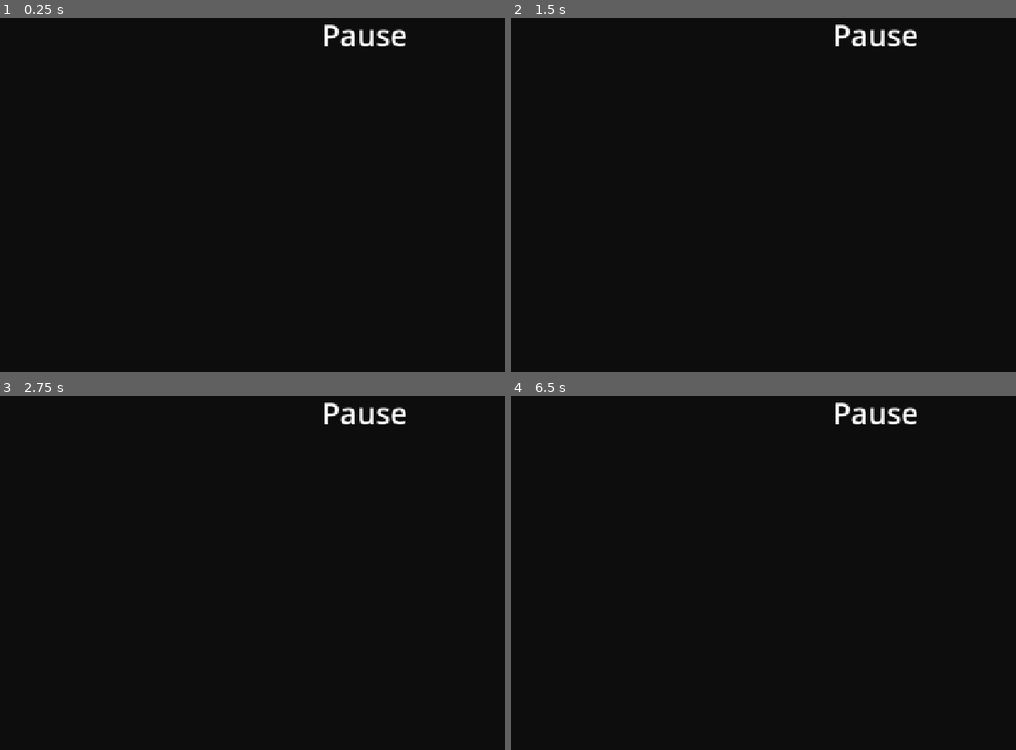
Above: before the commit, frames 1-4 (two rows, left to right).
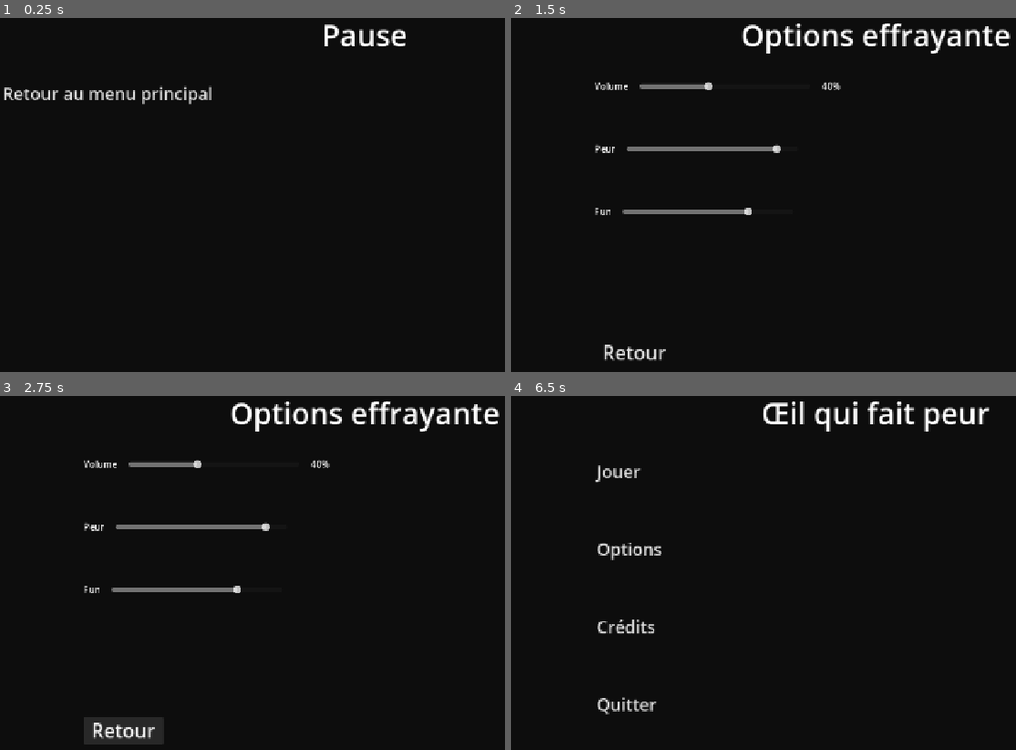
Above: after the commit, the same moments.

Repository: nyayat/Occuloss
Game: Godot game, scene res://Scenes/PauseMenu.tscn
The game is run twice, just before and just after one commit, with the same random seed, the same clock (stepped at 60 frames per second) and the same inputs. This scene is started directly instead of the project's main scene.
Inputs (mouse positions are in pixels of both pictures, inside the frame that each line leads up to):
- Up to frame 1 (0.25 s): no input
- Up to frame 2 (1.5 s): click (617, 92) at 0.5 s, where only the run after the commit has a clickable "Retour au menu principal"; click (627, 170) at 1.25 s, where only the run after the commit has a clickable "Options"
- Up to frame 3 (2.75 s): click (121, 728) at 2 s, where only the run after the commit has a clickable "Retour"
- Up to frame 4 (6.5 s): tap Enter at 2.75, 4.25, 5.75 s; move the mouse to (outside the picture) at 2.77 s; hold Right (right) 2.78-3.53 s; hold E (toggle_light) 2.78-3.53 s; tap Space at 3.5, 5 s; move the mouse to (728, 597) at 3.52 s; hold Down (backward) 3.53-4.28 s; tap E (toggle_light) at 3.6, 5.1 s; move the mouse to (950, 488) at 4.27 s; hold Right (right) 4.28-5.03 s; hold E (toggle_light) 4.28-5.03 s; move the mouse to (839, 661) at 5.02 s; hold Up (forward) 5.03-5.78 s; move the mouse to (outside the picture) at 5.77 s; hold Left (left) from 5.78 s (still down); hold E (toggle_light) from 5.78 s (still down); tap Escape (ui_cancel) at 6.4 s

The runs differ from the first frame. In frame 1, 0.8% of the frame differs, in the area x 0-42%, y 19-25%; in frame 2, 3.3%; in frame 3, 4.2%, in the area x 16-99%, y 1-99%; in frame 4, 2.4%.

Commit message:
pause with return button

Diff:
--- a/Scenes/OptionsMenu.tscn
+++ b/Scenes/OptionsMenu.tscn
@@ -1,6 +1,10 @@
-[gd_scene load_steps=2 format=3 uid="uid://bl0l7pxwq7rrs"]
+[gd_scene load_steps=4 format=3 uid="uid://bl0l7pxwq7rrs"]
 
 [ext_resource type="Script" uid="uid://bmo4rrcocxynh" path="res://Scripts/Settings.gd" id="1_1jju4"]
+
+[sub_resource type="StyleBoxEmpty" id="StyleBoxEmpty_jrbyj"]
+
+[sub_resource type="StyleBoxEmpty" id="StyleBoxEmpty_1jju4"]
 
 [node name="Node2D" type="Node2D"]
 script = ExtResource("1_1jju4")
@@ -85,6 +89,16 @@
 value = 75.0
 allow_greater = true
 
+[node name="Button" type="Button" parent="."]
+offset_left = 146.0
+offset_top = 602.0
+offset_right = 286.0
+offset_bottom = 649.0
+theme_override_font_sizes/font_size = 34
+theme_override_styles/focus = SubResource("StyleBoxEmpty_jrbyj")
+theme_override_styles/normal = SubResource("StyleBoxEmpty_1jju4")
+text = "Retour"
+
 [connection signal="value_changed" from="GridContainer/Volume/HSlider" to="." method="_on_volume_slider_changed"]
 [connection signal="value_changed" from="GridContainer/Peur/HSlider" to="." method="_on_fear_slider_changed"]
 [connection signal="value_changed" from="GridContainer/Fun/HSlider" to="." method="_on_fun_slider_changed"]
--- a/Scenes/PauseMenu.tscn
+++ b/Scenes/PauseMenu.tscn
@@ -19,3 +19,10 @@
 offset_top = 146.0
 offset_right = 1279.0
 offset_bottom = 720.0
+
+[node name="MenuReturn" type="MenuButton" parent="GridContainer"]
+layout_mode = 2
+theme_override_font_sizes/font_size = 30
+text = "Retour au menu principal"
+
+[connection signal="pressed" from="GridContainer/MenuReturn" to="." method="_on_menu__return_button_pressed"]
--- a/Scripts/FirstPerson.gd
+++ b/Scripts/FirstPerson.gd
@@ -12,7 +12,6 @@
 
 
 func _ready():
-	print(Input.get_mouse_mode())
 	Input.set_mouse_mode(Input.MOUSE_MODE_CAPTURED)
 
 
--- a/Scripts/Global/PauseHistory.gd
+++ b/Scripts/Global/PauseHistory.gd
@@ -15,8 +15,7 @@
 
 ## Switch to a different scene.
 ## If it's a pause, we suspend the current scene and store, so we can save the current state.
-func switch_scene(path: String, pause: bool = false) -> Error:
-	print(_current_scene_path)
+func switch_scene(path: NodePath, pause: bool = false) -> Error:
 	_history.push_back(_current_scene_path)
 
 	if pause:
--- a/Scripts/House.gd
+++ b/Scripts/House.gd
@@ -9,5 +9,5 @@
 
 
 func _input(event):
-	if event.is_action_pressed("ui_cancel"):
+	if event.is_action_pressed("pause"):
 		ctx.switch_scene("res://Scenes/PauseMenu.tscn", true)
--- a/Scripts/Pause.gd
+++ b/Scripts/Pause.gd
@@ -5,9 +5,16 @@
 
 func _ready() -> void:
 	Input.set_mouse_mode(Input.MOUSE_MODE_VISIBLE)
+	# TODO: Apply a filter to the sound to differentiate it from the game
 
 
 func _input(event):
-	if event.is_action_pressed("ui_cancel"):
+	if event.is_action_pressed("pause"):
 		Input.set_mouse_mode(Input.MOUSE_MODE_CAPTURED)
+		# TODO: Remove the applied sound filter
 		ctx.return_to_previous(true)
+
+
+func _on_menu__return_button_pressed() -> void:
+	ctx.clear_history()
+	ctx.switch_scene("res://Scenes/MainMenu.tscn")
--- a/project.godot
+++ b/project.godot
@@ -94,6 +94,12 @@
 , Object(InputEventJoypadButton,"resource_local_to_scene":false,"resource_name":"","device":-1,"button_index":1,"pressure":0.0,"pressed":false,"script":null)
 ]
 }
+pause={
+"deadzone": 0.2,
+"events": [Object(InputEventKey,"resource_local_to_scene":false,"resource_name":"","device":-1,"window_id":0,"alt_pressed":false,"shift_pressed":false,"ctrl_pressed":false,"meta_pressed":false,"pressed":false,"keycode":0,"physical_keycode":4194305,"key_label":0,"unicode":0,"location":0,"echo":false,"script":null)
+, Object(InputEventJoypadButton,"resource_local_to_scene":false,"resource_name":"","device":-1,"button_index":4,"pressure":0.0,"pressed":false,"script":null)
+]
+}
 
 [rendering]
 
